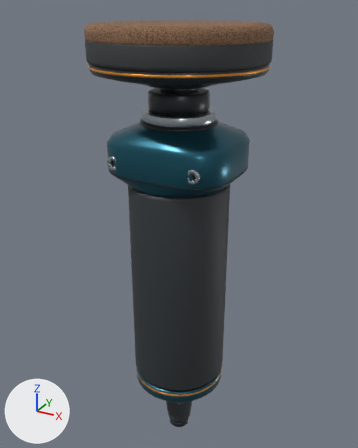
The Blender file scripts/viscous-dream1/cinematic/tool/polisher.blend: old version first, new version second.
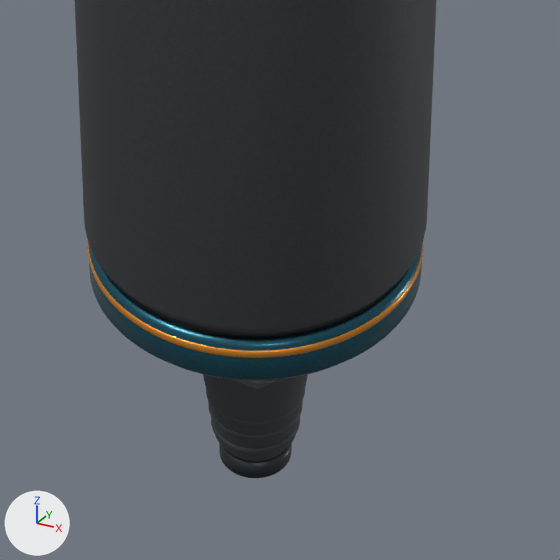
Each version appears first whole from a camera (50 mm lens) standing at (0.0715, -0.13, 0.0852) and looking at (-0.0021, 0.0038, 0.0183), and next in a close-up on the part from 32% to 72% of the width and 68% to 100% of the height. Lighting does not change. The marker at lower left points along +X, +Y and +Z. The last two pictures show the newer version.

The first close-up shows 'ToolCableStrainRelief', 'ToolConnectorSocket', 'ToolGraspSleeve', 'ToolRearCap', 'ToolRearIndexRing', 'ToolRearSeal' and 5 more.
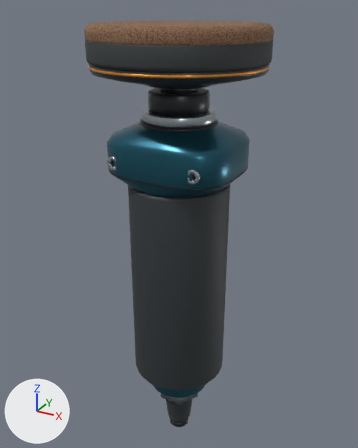
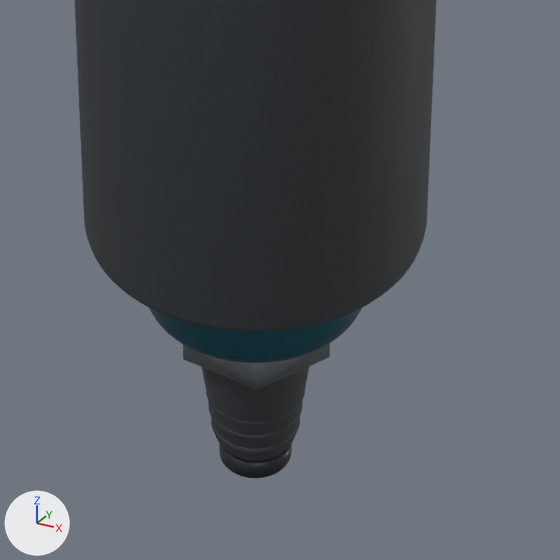
Diff of the bpy script that builds the scene:
```diff
--- a/scripts/viscous-dream1/cinematic/tool/polisher.blend.py
+++ b/scripts/viscous-dream1/cinematic/tool/polisher.blend.py
@@ me_toolrearsealmesh @@
 # used by ob_toolrearseal; parent = ob_cleaningtoolroot; location = (0.0, 0.0, 0.0)
-me_toolrearsealmesh.from_pydata(...)  # 256 vertices, 130 faces; spans x -0.0152..0.0152, y -0.0152..0.0152, z -0.036..-0.035
+me_toolrearsealmesh.from_pydata(...)  # 256 vertices, 130 faces; spans x -0.0106..0.0106, y -0.0106..0.0106, z -0.036..-0.035
+# me_toolrearsealmesh part 1: the whole mesh is scaled about its middle by (0.697, 0.697, 1)
 me_toolrearsealmesh.materials.append(mat_tool_recess)
@@ me_toolrearcapmesh @@
 # used by ob_toolrearcap; parent = ob_cleaningtoolroot; location = (0.0, 0.0, 0.0)
-me_toolrearcapmesh.from_pydata(...)  # 768 vertices, 642 faces; spans x -0.0157..0.0157, y -0.0157..0.0157, z -0.043..-0.036
+me_toolrearcapmesh.from_pydata(...)  # 768 vertices, 642 faces; spans x -0.0108..0.0108, y -0.0108..0.0108, z -0.043..-0.036
+# me_toolrearcapmesh part 2: 768 of 768 vertices moved; they spanned x -0.0157..0.0157, y -0.0157..0.0157, z -0.043..-0.036 and now span x -0.0108..0.0108, y -0.0108..0.0108, z -0.043..-0.036; mean shift (0.0, 0.0, 0.0)
 me_toolrearcapmesh.materials.append(mat_tool_satinmarineblue)
@@ me_toolrearindexringmesh @@
 # used by ob_toolrearindexring; parent = ob_cleaningtoolroot; location = (0.0, 0.0, 0.0)
-me_toolrearindexringmesh.from_pydata(...)  # 512 vertices, 386 faces; spans x -0.0158..0.0158, y -0.0158..0.0158, z -0.0376..-0.0368
+me_toolrearindexringmesh.from_pydata(...)  # 512 vertices, 386 faces; spans x -0.0108..0.0108, y -0.0108..0.0108, z -0.0376..-0.0368
+# me_toolrearindexringmesh part 3: the whole mesh is scaled about its middle by (0.686, 0.686, 1)
 me_toolrearindexringmesh.materials.append(mat_tool_amberanodizedindex)
```

Pixel boxes (x1, y1, x2, y2) of what changed, in the close-ups (560 x 560 px):
'ToolRearCap', reshaped: before (88, 241, 423, 380); after (149, 308, 362, 363)
'ToolRearIndexRing', rescaled (not visible afterwards): before (87, 239, 424, 358)
'ToolRearSeal', rescaled (not visible afterwards): before (106, 274, 405, 339)
'ToolCableGlandNut', unchanged, uncovered by the edit: before (233, 379, 280, 389); after (183, 343, 330, 389)
